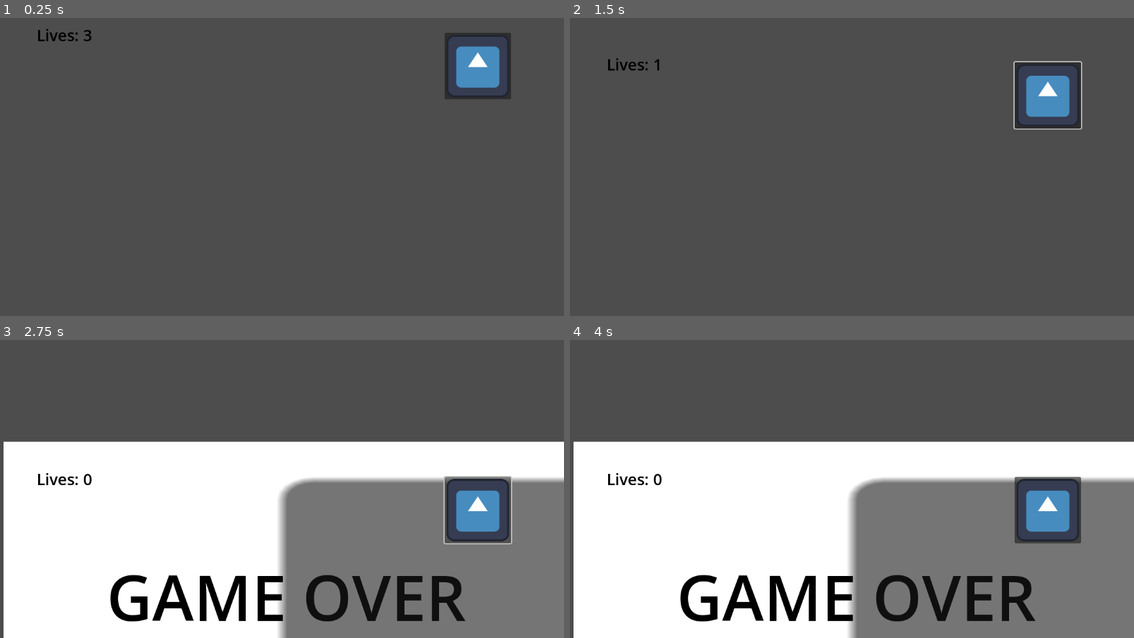
Above: before the commit, frames 1-4 (two rows, left to right).
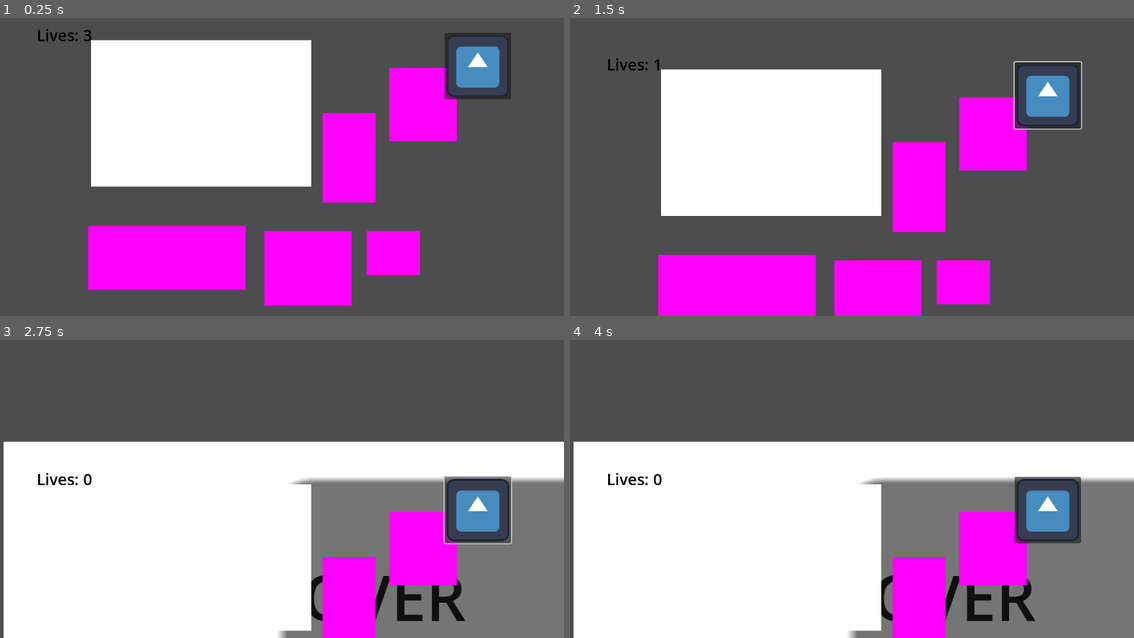
Above: after the commit, the same moments.

Repository: Hyper-Burner/Town-One-2024
Game: Godot game, scene res://Nodes/Scenes/Main.tscn
Same seed, same stepped clock (60 frames per second), same inputs: the game is played once before the commit and once after it. The engine's default icon, where the game draws it, is replaced by a stand-in: a white triangle on a blue panel in a dark square.
Inputs (mouse positions are in pixels of both pictures, inside the frame that each line leads up to):
- Up to frame 1 (0.25 s): no input
- Up to frame 2 (1.5 s): click (1049, 65) at 0.5 s; tap Enter at 1.25 s; move the mouse to (823, 220) at 1.27 s; press the mouse at (823, 220) at 1.28 s; hold W (Up) from 1.28 s (still down)
- Up to frame 3 (2.75 s): keep holding W (Up); move the mouse to (451, 527) at 2.02 s; release the mouse at (451, 527) at 2.03 s; tap E (Interact) at 2.1 s; click (451, 527) at 2.3 s
- Up to frame 4 (4 s): release W (Up) at 2.75 s; click (1060, 608) at 2.75 s; click (1060, 608) at 3.5 s

The runs differ from the first frame. In frame 1, 36% of the frame differs, in the area x 15-81%, y 7-97%; in frame 2, 35%; in frame 3, 10%; in frame 4, 10%.
Error after the commit: Invalid access to property or key 'minigame' on a base object of type 'Area2D'. (res://Nodes/Scenes/Player.gd:23)

Commit message:
finished engine minigame
Finished all logic of the navigation miniagme

Diff:
--- a/Globals/Global.gd
+++ b/Globals/Global.gd
@@ -3,3 +3,5 @@
 var Reactor = preload("res://Nodes/Scenes/ReactorMinigame.tscn")
 #temporary global life coun
 @onready var lives_counter_scene = preload("res://Nodes/Scenes/lives_counter.tscn")
+
+var is_dragging = false
--- a/Nodes/Scenes/Map/over_world.tscn
+++ b/Nodes/Scenes/Map/over_world.tscn
@@ -1,4 +1,6 @@
-[gd_scene load_steps=2 format=3 uid="uid://c7dtb2c0jcio"]
+[gd_scene load_steps=3 format=3 uid="uid://c7dtb2c0jcio"]
+
+[ext_resource type="PackedScene" uid="uid://dqfkb057sph4e" path="res://Nodes/Scenes/Minigames/NavigationMinigame/NavigatoinMinigame.tscn" id="1_qnhq2"]
 
 [sub_resource type="WorldBoundaryShape2D" id="WorldBoundaryShape2D_jldsg"]
 normal = Vector2(-8.74228e-08, -1)
@@ -32,3 +34,6 @@
 [node name="CollisionPolygon2D" type="CollisionPolygon2D" parent="ShipBody"]
 build_mode = 1
 polygon = PackedVector2Array(-203, -1289, 230, -1295, 507, -927, 498, -277, 1178, -293, 1146, 472, 521, 476, 502, 1084, 1168, 1079, 1144, 1547, 526, 1514, 517, 1284, -532, 1278, -523, 1601, -1260, 1565, -1271, 1054, -537, 1071, -514, 374, -1311, 352, -1272, -269, -521, -280, -495, -981)
+
+[node name="NavigatoinMinigame" parent="." instance=ExtResource("1_qnhq2")]
+position = Vector2(1, 6)
--- a/Nodes/Scenes/Minigames/NavigationMinigame/NavigatoinMinigame.tscn
+++ b/Nodes/Scenes/Minigames/NavigationMinigame/NavigatoinMinigame.tscn
@@ -1,31 +1,67 @@
-[gd_scene load_steps=9 format=3 uid="uid://dqfkb057sph4e"]
+[gd_scene load_steps=25 format=3 uid="uid://dqfkb057sph4e"]
 
 [ext_resource type="Script" path="res://Nodes/Scenes/Minigames/NavigationMinigame/area_2d.gd" id="1_a4kch"]
+[ext_resource type="Script" path="res://Nodes/Scenes/Minigames/NavigationMinigame/sprite_2d.gd" id="2_wwrc0"]
 
 [sub_resource type="RectangleShape2D" id="RectangleShape2D_6mo1g"]
 size = Vector2(1, 1)
 
 [sub_resource type="CanvasTexture" id="CanvasTexture_pj4ta"]
 
+[sub_resource type="RectangleShape2D" id="RectangleShape2D_2gbjv"]
+size = Vector2(218, 71)
+
+[sub_resource type="PlaceholderTexture2D" id="PlaceholderTexture2D_2bhou"]
+
+[sub_resource type="RectangleShape2D" id="RectangleShape2D_mpud7"]
+size = Vector2(90, 95)
+
+[sub_resource type="PlaceholderTexture2D" id="PlaceholderTexture2D_yuwtq"]
+
+[sub_resource type="RectangleShape2D" id="RectangleShape2D_l653g"]
+size = Vector2(51, 47)
+
+[sub_resource type="PlaceholderTexture2D" id="PlaceholderTexture2D_0v8by"]
+
+[sub_resource type="RectangleShape2D" id="RectangleShape2D_p2q2m"]
+size = Vector2(73, 71)
+
+[sub_resource type="PlaceholderTexture2D" id="PlaceholderTexture2D_2y4tl"]
+
+[sub_resource type="RectangleShape2D" id="RectangleShape2D_jmq88"]
+size = Vector2(52, 116)
+
+[sub_resource type="PlaceholderTexture2D" id="PlaceholderTexture2D_blhta"]
+
 [sub_resource type="RectangleShape2D" id="RectangleShape2D_o55cg"]
 size = Vector2(333, 139)
 
+[sub_resource type="PlaceholderTexture2D" id="PlaceholderTexture2D_3nb73"]
+
 [sub_resource type="RectangleShape2D" id="RectangleShape2D_1exb5"]
 size = Vector2(147, 161.5)
 
+[sub_resource type="PlaceholderTexture2D" id="PlaceholderTexture2D_hewm4"]
+
 [sub_resource type="RectangleShape2D" id="RectangleShape2D_vvngs"]
 size = Vector2(117, 100.5)
 
+[sub_resource type="PlaceholderTexture2D" id="PlaceholderTexture2D_iwelb"]
+
 [sub_resource type="RectangleShape2D" id="RectangleShape2D_5v47i"]
 size = Vector2(186, 160.5)
 
+[sub_resource type="PlaceholderTexture2D" id="PlaceholderTexture2D_v8b0a"]
+
 [sub_resource type="RectangleShape2D" id="RectangleShape2D_0c4dx"]
 size = Vector2(117, 199)
 
+[sub_resource type="PlaceholderTexture2D" id="PlaceholderTexture2D_824f8"]
+
 [node name="NavigatoinMinigame" type="Node2D"]
 
 [node name="Area2D" type="Area2D" parent="."]
-position = Vector2(427, 211)
+position = Vector2(-165.875, -99.625)
 scale = Vector2(450, 300)
 
 [node name="CollisionShape2D" type="CollisionShape2D" parent="Area2D"]
@@ -41,81 +77,159 @@
 script = ExtResource("1_a4kch")
 
 [node name="CollisionShape2D" type="CollisionShape2D" parent="Pieces/Area2D"]
-position = Vector2(358, 505)
+position = Vector2(-236.875, 191.875)
+shape = SubResource("RectangleShape2D_2gbjv")
+
+[node name="Sprite2D" type="Sprite2D" parent="Pieces/Area2D"]
+position = Vector2(-235.875, 195.375)
+scale = Vector2(322.25, 131)
+texture = SubResource("PlaceholderTexture2D_2bhou")
+
+[node name="Area2D2" type="Area2D" parent="Pieces"]
+script = ExtResource("1_a4kch")
+areaID = 1
+
+[node name="CollisionShape2D" type="CollisionShape2D" parent="Pieces/Area2D2"]
+position = Vector2(286.125, -122.125)
+shape = SubResource("RectangleShape2D_mpud7")
+
+[node name="Sprite2D2" type="Sprite2D" parent="Pieces/Area2D2"]
+position = Vector2(286.938, -117.812)
+scale = Vector2(138.375, 150.375)
+texture = SubResource("PlaceholderTexture2D_yuwtq")
+
+[node name="Area2D3" type="Area2D" parent="Pieces"]
+script = ExtResource("1_a4kch")
+areaID = 2
+
+[node name="CollisionShape2D" type="CollisionShape2D" parent="Pieces/Area2D3"]
+position = Vector2(225.625, 184.875)
+shape = SubResource("RectangleShape2D_l653g")
+
+[node name="Sprite2D3" type="Sprite2D" parent="Pieces/Area2D3"]
+position = Vector2(226.5, 186.25)
+scale = Vector2(109.25, 90.25)
+texture = SubResource("PlaceholderTexture2D_0v8by")
+
+[node name="Area2D4" type="Area2D" parent="Pieces"]
+script = ExtResource("1_a4kch")
+areaID = 3
+
+[node name="CollisionShape2D" type="CollisionShape2D" parent="Pieces/Area2D4"]
+position = Vector2(51.625, 217.875)
+shape = SubResource("RectangleShape2D_p2q2m")
+
+[node name="Sprite2D4" type="Sprite2D" parent="Pieces/Area2D4"]
+position = Vector2(52.25, 217.75)
+scale = Vector2(177.75, 153.25)
+texture = SubResource("PlaceholderTexture2D_2y4tl")
+
+[node name="Area2D5" type="Area2D" parent="Pieces"]
+script = ExtResource("1_a4kch")
+areaID = 4
+
+[node name="CollisionShape2D" type="CollisionShape2D" parent="Pieces/Area2D5"]
+position = Vector2(135.125, -15.625)
+shape = SubResource("RectangleShape2D_jmq88")
+
+[node name="Sprite2D5" type="Sprite2D" parent="Pieces/Area2D5"]
+position = Vector2(136.25, -9)
+scale = Vector2(107.75, 184.75)
+texture = SubResource("PlaceholderTexture2D_blhta")
+
+[node name="CorrectPlacement" type="Node2D" parent="."]
+
+[node name="Area2D" type="Area2D" parent="CorrectPlacement" groups=["Droppable"]]
+
+[node name="CollisionShape2D" type="CollisionShape2D" parent="CorrectPlacement/Area2D"]
+position = Vector2(-224.375, -19.125)
 shape = SubResource("RectangleShape2D_o55cg")
 
-[node name="Sprite2D" type="Sprite2D" parent="Pieces/Area2D"]
-
-[node name="Area2D2" type="Area2D" parent="Pieces"]
-
-[node name="CollisionShape2D" type="CollisionShape2D" parent="Pieces/Area2D2"]
-position = Vector2(881, 192)
+[node name="Sprite2D" type="Sprite2D" parent="CorrectPlacement/Area2D"]
+visible = false
+position = Vector2(368.5, 292)
+scale = Vector2(333, 138)
+texture = SubResource("PlaceholderTexture2D_3nb73")
+script = ExtResource("2_wwrc0")
+
+[node name="Area2D2" type="Area2D" parent="CorrectPlacement" groups=["Droppable"]]
+
+[node name="CollisionShape2D" type="CollisionShape2D" parent="CorrectPlacement/Area2D2"]
+position = Vector2(-317.375, -169.375)
 shape = SubResource("RectangleShape2D_1exb5")
 
-[node name="Sprite2D2" type="Sprite2D" parent="Pieces/Area2D2"]
-
-[node name="Area2D3" type="Area2D" parent="Pieces"]
-
-[node name="CollisionShape2D" type="CollisionShape2D" parent="Pieces/Area2D3"]
-position = Vector2(819, 498)
+[node name="Sprite2D2" type="Sprite2D" parent="CorrectPlacement/Area2D2"]
+visible = false
+position = Vector2(275.5, 142)
+scale = Vector2(147, 162)
+texture = SubResource("PlaceholderTexture2D_hewm4")
+script = ExtResource("2_wwrc0")
+pieceID = 1
+
+[node name="Area2D3" type="Area2D" parent="CorrectPlacement" groups=["Droppable"]]
+
+[node name="CollisionShape2D" type="CollisionShape2D" parent="CorrectPlacement/Area2D3"]
+position = Vector2(0.625, 0.125)
 shape = SubResource("RectangleShape2D_vvngs")
 
-[node name="Sprite2D3" type="Sprite2D" parent="Pieces/Area2D3"]
-
-[node name="Area2D4" type="Area2D" parent="Pieces"]
-
-[node name="CollisionShape2D" type="CollisionShape2D" parent="Pieces/Area2D4"]
-position = Vector2(634, 502)
+[node name="Sprite2D3" type="Sprite2D" parent="CorrectPlacement/Area2D3"]
+visible = false
+position = Vector2(593.5, 311)
+scale = Vector2(117, 100)
+texture = SubResource("PlaceholderTexture2D_iwelb")
+script = ExtResource("2_wwrc0")
+pieceID = 2
+
+[node name="Area2D4" type="Area2D" parent="CorrectPlacement" groups=["Droppable"]]
+
+[node name="CollisionShape2D" type="CollisionShape2D" parent="CorrectPlacement/Area2D4"]
+position = Vector2(-150.875, -168.875)
 shape = SubResource("RectangleShape2D_5v47i")
 
-[node name="Sprite2D4" type="Sprite2D" parent="Pieces/Area2D4"]
-
-[node name="Area2D5" type="Area2D" parent="Pieces"]
-
-[node name="CollisionShape2D" type="CollisionShape2D" parent="Pieces/Area2D5"]
-position = Vector2(729, 303)
+[node name="Sprite2D4" type="Sprite2D" parent="CorrectPlacement/Area2D4"]
+visible = false
+position = Vector2(442, 142)
+scale = Vector2(186, 162)
+texture = SubResource("PlaceholderTexture2D_v8b0a")
+script = ExtResource("2_wwrc0")
+pieceID = 3
+
+[node name="Area2D5" type="Area2D" parent="CorrectPlacement" groups=["Droppable"]]
+
+[node name="CollisionShape2D" type="CollisionShape2D" parent="CorrectPlacement/Area2D5"]
+position = Vector2(0.625, -149.625)
 shape = SubResource("RectangleShape2D_0c4dx")
 
-[node name="Sprite2D5" type="Sprite2D" parent="Pieces/Area2D5"]
-
-[node name="CorrectPlacement" type="Node2D" parent="."]
-
-[node name="Area2D" type="Area2D" parent="CorrectPlacement" groups=["Droppable"]]
-
-[node name="CollisionShape2D" type="CollisionShape2D" parent="CorrectPlacement/Area2D"]
-position = Vector2(368.5, 291.5)
-shape = SubResource("RectangleShape2D_o55cg")
-
-[node name="Sprite2D" type="Sprite2D" parent="CorrectPlacement/Area2D"]
-
-[node name="Area2D2" type="Area2D" parent="CorrectPlacement" groups=["Droppable"]]
-
-[node name="CollisionShape2D" type="CollisionShape2D" parent="CorrectPlacement/Area2D2"]
-position = Vector2(275.5, 141.25)
-shape = SubResource("RectangleShape2D_1exb5")
-
-[node name="Sprite2D2" type="Sprite2D" parent="CorrectPlacement/Area2D2"]
-
-[node name="Area2D3" type="Area2D" parent="CorrectPlacement" groups=["Droppable"]]
-
-[node name="CollisionShape2D" type="CollisionShape2D" parent="CorrectPlacement/Area2D3"]
-position = Vector2(593.5, 310.75)
-shape = SubResource("RectangleShape2D_vvngs")
-
-[node name="Sprite2D3" type="Sprite2D" parent="CorrectPlacement/Area2D3"]
-
-[node name="Area2D4" type="Area2D" parent="CorrectPlacement" groups=["Droppable"]]
-
-[node name="CollisionShape2D" type="CollisionShape2D" parent="CorrectPlacement/Area2D4"]
-position = Vector2(442, 141.75)
-shape = SubResource("RectangleShape2D_5v47i")
-
-[node name="Sprite2D4" type="Sprite2D" parent="CorrectPlacement/Area2D4"]
-
-[node name="Area2D5" type="Area2D" parent="CorrectPlacement" groups=["Droppable"]]
-
-[node name="CollisionShape2D" type="CollisionShape2D" parent="CorrectPlacement/Area2D5"]
-position = Vector2(593.5, 161)
-shape = SubResource("RectangleShape2D_0c4dx")
-
 [node name="Sprite2D5" type="Sprite2D" parent="CorrectPlacement/Area2D5"]
+visible = false
+position = Vector2(593.125, 161)
+scale = Vector2(117.75, 200)
+texture = SubResource("PlaceholderTexture2D_824f8")
+script = ExtResource("2_wwrc0")
+pieceID = 4
+
+[connection signal="area_entered" from="Pieces/Area2D" to="Pieces/Area2D" method="_on_area_entered"]
+[connection signal="area_exited" from="Pieces/Area2D" to="Pieces/Area2D" method="_on_area_exited"]
+[connection signal="correct_place" from="Pieces/Area2D" to="CorrectPlacement/Area2D/Sprite2D" method="_on_area_2d_correct_place"]
+[connection signal="mouse_entered" from="Pieces/Area2D" to="Pieces/Area2D" method="_on_mouse_entered"]
+[connection signal="mouse_exited" from="Pieces/Area2D" to="Pieces/Area2D" method="_on_mouse_exited"]
+[connection signal="area_entered" from="Pieces/Area2D2" to="Pieces/Area2D2" method="_on_area_entered"]
+[connection signal="area_exited" from="Pieces/Area2D2" to="Pieces/Area2D2" method="_on_area_exited"]
+[connection signal="correct_place" from="Pieces/Area2D2" to="CorrectPlacement/Area2D2/Sprite2D2" method="_on_area_2d_2_correct_place"]
+[connection signal="mouse_entered" from="Pieces/Area2D2" to="Pieces/Area2D2" method="_on_mouse_entered"]
+[connection signal="mouse_exited" from="Pieces/Area2D2" to="Pieces/Area2D2" method="_on_mouse_exited"]
+[connection signal="area_entered" from="Pieces/Area2D3" to="Pieces/Area2D3" method="_on_area_entered"]
+[connection signal="area_exited" from="Pieces/Area2D3" to="Pieces/Area2D3" method="_on_area_exited"]
+[connection signal="correct_place" from="Pieces/Area2D3" to="CorrectPlacement/Area2D3/Sprite2D3" method="_on_area_2d_3_correct_place"]
+[connection signal="mouse_entered" from="Pieces/Area2D3" to="Pieces/Area2D3" method="_on_mouse_entered"]
+[connection signal="mouse_exited" from="Pieces/Area2D3" to="Pieces/Area2D3" method="_on_mouse_exited"]
+[connection signal="area_entered" from="Pieces/Area2D4" to="Pieces/Area2D4" method="_on_area_entered"]
+[connection signal="area_exited" from="Pieces/Area2D4" to="Pieces/Area2D4" method="_on_area_exited"]
+[connection signal="correct_place" from="Pieces/Area2D4" to="CorrectPlacement/Area2D4/Sprite2D4" method="_on_area_2d_4_correct_place"]
+[connection signal="mouse_entered" from="Pieces/Area2D4" to="Pieces/Area2D4" method="_on_mouse_entered"]
+[connection signal="mouse_exited" from="Pieces/Area2D4" to="Pieces/Area2D4" method="_on_mouse_exited"]
+[connection signal="area_entered" from="Pieces/Area2D5" to="Pieces/Area2D5" method="_on_area_entered"]
+[connection signal="area_exited" from="Pieces/Area2D5" to="Pieces/Area2D5" method="_on_area_exited"]
+[connection signal="correct_place" from="Pieces/Area2D5" to="CorrectPlacement/Area2D5/Sprite2D5" method="_on_area_2d_5_correct_place"]
+[connection signal="mouse_entered" from="Pieces/Area2D5" to="Pieces/Area2D5" method="_on_mouse_entered"]
+[connection signal="mouse_exited" from="Pieces/Area2D5" to="Pieces/Area2D5" method="_on_mouse_exited"]
--- a/Nodes/Scenes/Minigames/NavigationMinigame/area_2d.gd
+++ b/Nodes/Scenes/Minigames/NavigationMinigame/area_2d.gd
@@ -1,6 +1,10 @@
 extends Area2D
+@export var areaID: int
+var is_inside_droppable = false
+var draggable = false
+var body_ref
 
-
+signal correct_place
 # Called when the node enters the scene tree for the first time.
 func _ready() -> void:
 	pass # Replace with function body.
@@ -8,4 +12,38 @@
 
 # Called every frame. 'delta' is the elapsed time since the previous frame.
 func _process(delta: float) -> void:
-	pass
+	if draggable:
+		if Input.is_action_just_pressed("click"):
+			Global.is_dragging = true
+		if Input.is_action_pressed("click"):
+			get_child(1).global_position = get_global_mouse_position()
+			get_child(0).global_position = get_global_mouse_position()
+		elif Input.is_action_just_released("click"):
+			Global.is_dragging = false
+			if is_inside_droppable:
+				correct_place.emit()
+				get_child(1).free()
+				get_child(0).global_position = Vector2(-2000,-2000)
+
+
+func _on_mouse_entered() -> void:
+	if not Global.is_dragging:
+		draggable = true
+
+
+func _on_mouse_exited() -> void:
+	if not Global.is_dragging:
+		draggable = false
+
+
+
+func _on_area_entered(area: Area2D) -> void:
+	if area.is_in_group('Droppable'):
+		if area.get_child(1).pieceID == areaID:
+			is_inside_droppable = true
+			body_ref = area.get_child(0)
+
+func _on_area_exited(area: Area2D) -> void:
+	if area.is_in_group('Droppable'):
+		if area.get_child(1).pieceID == areaID:
+			is_inside_droppable = false
--- /dev/null
+++ b/Nodes/Scenes/Minigames/NavigationMinigame/sprite_2d.gd
@@ -0,0 +1,27 @@
+extends Sprite2D
+@export var pieceID: int
+
+# Called when the node enters the scene tree for the first time.
+func _ready() -> void:
+	pass # Replace with function body.
+
+
+# Called every frame. 'delta' is the elapsed time since the previous frame.
+func _process(delta: float) -> void:
+	pass
+
+
+func _on_area_2d_correct_place() -> void:
+	visible = true
+
+func _on_area_2d_2_correct_place() -> void:
+	visible = true
+
+func _on_area_2d_3_correct_place() -> void:
+	visible = true
+
+func _on_area_2d_4_correct_place() -> void:
+	visible = true
+
+func _on_area_2d_5_correct_place() -> void:
+	visible = true
--- a/project.godot
+++ b/project.godot
@@ -17,7 +17,7 @@
 
 [autoload]
 
-Globals="*res://Globals/Globals.gd"
+Global="*res://Globals/Global.gd"
 
 [display]
 
@@ -50,6 +50,11 @@
 "events": [Object(InputEventKey,"resource_local_to_scene":false,"resource_name":"","device":-1,"window_id":0,"alt_press …(192 unchanged characters)…
 ]
 }
+click={
+"deadzone": 0.5,
+"events": [Object(InputEventMouseButton,"resource_local_to_scene":false,"resource_name":"","device":-1,"window_id":0,"alt_pressed":false,"shift_pressed":false,"ctrl_pressed":false,"meta_pressed":false,"button_mask":1,"position":Vector2(248, 15),"global_position":Vector2(257, 61),"factor":1.0,"button_index":1,"canceled":false,"pressed":true,"double_click":false,"script":null)
+]
+}
 
 [rendering]
 
